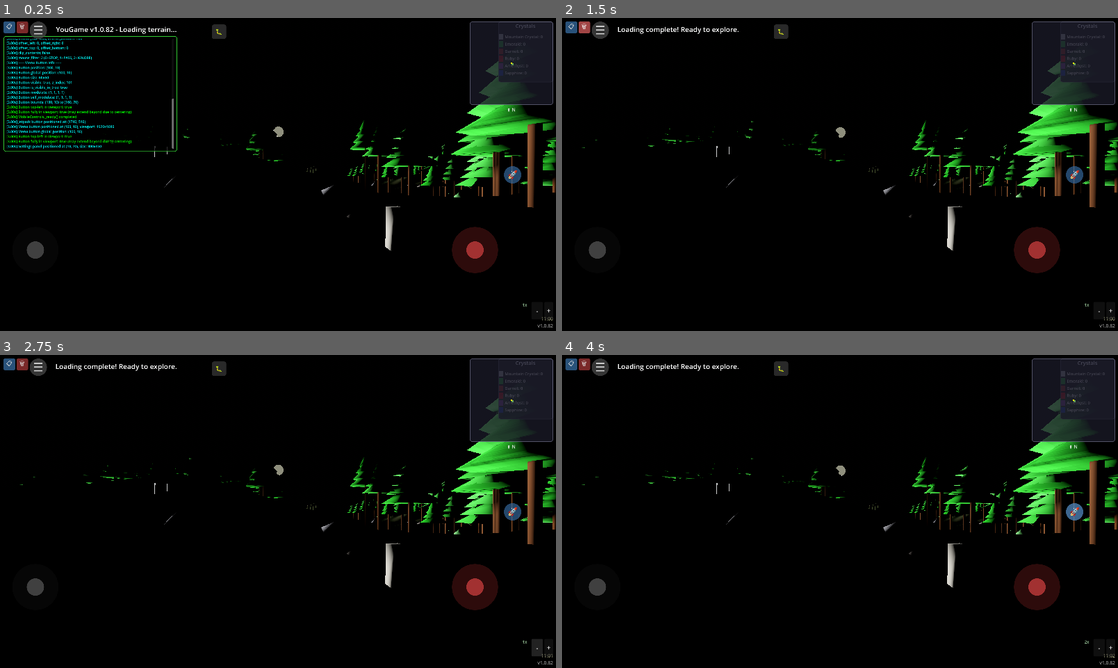
Above: before the commit, frames 1-4 (two rows, left to right).
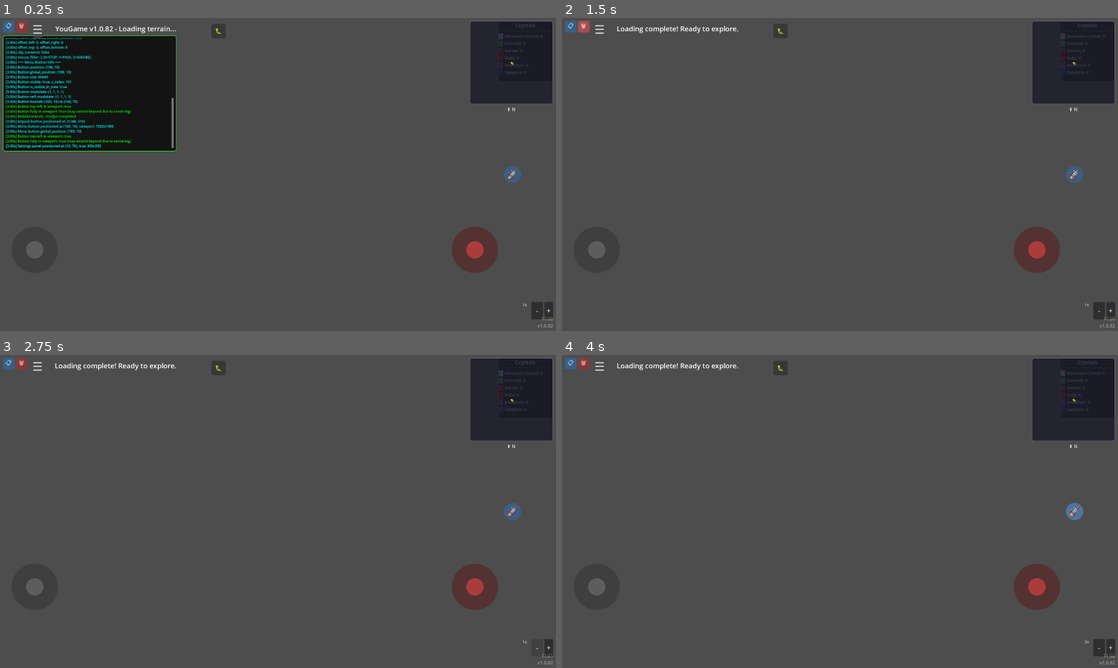
Above: after the commit, the same moments.

Repository: felix-dieterle/YouGame_godot4_public
Game: Godot game, scene res://scenes/main.tscn
Same seed, same stepped clock (60 frames per second), same inputs: the game is played once before the commit and once after it.
Inputs:
- Up to frame 1 (0.25 s): no input
- Up to frame 2 (1.5 s): click "📋" at 0.5 s; click "🗑" at 1.25 s
- Up to frame 3 (2.75 s): click "-" at 2 s
- Up to frame 4 (4 s): click "+" at 2.75 s; click "🚀" at 3.5 s

The runs differ from the first frame. In frame 1, 87% of the frame differs, in the area x 0-100%, y 0-100%; in frame 2, 96%; in frame 3, 96%; in frame 4, 96%.
Error after the commit: Parse Error: There is already a variable named "jetpack_active" declared in this scope. (res://scripts/player.gd:248)

Commit message:
Fix jetpack to prevent terrain snapping during flight
Co-authored-by: felix-dieterle <1490062+felix-dieterle@users.noreply.github.com>

Diff:
--- a/scripts/player.gd
+++ b/scripts/player.gd
@@ -239,13 +239,20 @@
         var bob_offset = sin(head_bob_time) * head_bob_amplitude
         camera.position.y = first_person_height + bob_offset
 
-    # Snap to terrain
+    # Snap to terrain (only when jetpack is not active)
     if world_manager:
         var target_height = world_manager.get_height_at_position(global_position)
         var water_depth = world_manager.get_water_depth_at_position(global_position)
 
-        # Sink into water (knee-deep means player height is reduced)
-        global_position.y = target_height + 1.0 - water_depth
+        # Check if jetpack is active
+        var jetpack_active = Input.is_action_pressed("jetpack")
+        if mobile_controls and mobile_controls.has_method("is_jetpack_pressed"):
+            jetpack_active = jetpack_active or mobile_controls.is_jetpack_pressed()
+
+        # Only snap to terrain when jetpack is not active
+        if not jetpack_active:
+            # Sink into water (knee-deep means player height is reduced)
+            global_position.y = target_height + 1.0 - water_depth
 
 func _input(event) -> void:
     # Camera view toggle
